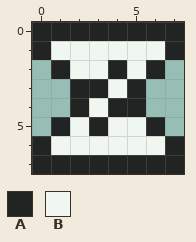
Pixel-art file -- raw/graphics/ui/icons/wait_icon.aseprite. Above: the version before the commit.
8x8 pixels, 1 frame.
Palette (. is transparent): A #222323  B #f0f6f0
Pixels before, first column x 0:
0 AAAAAAAA
1 ABBBBBBA
2 .ABBABA.
3 ..AABA..
4 ..ABAA..
5 .ABABBA.
6 ABBBBBBA
7 AAAAAAAA
The result:
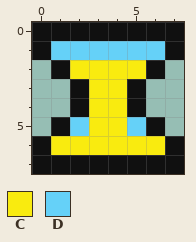
Colours new in this view: C #f9eb0f  D #65d1f8
Change:
colour A: #222323 -> #101010
y 1: x 1..6 BBBBBB -> DDDDDD
y 2: x 2..5 BBAB -> CCCC
y 3: x 3..4 AB -> CC
y 4: x 3..4 BA -> CC
y 5: x 2..5 BABB -> DCCD
y 6: x 1..6 BBBBBB -> CCCCCC
Where, in picture pixels (left, top, right, bottom), the same in both pictures:
changed: (32, 22, 184, 174)
